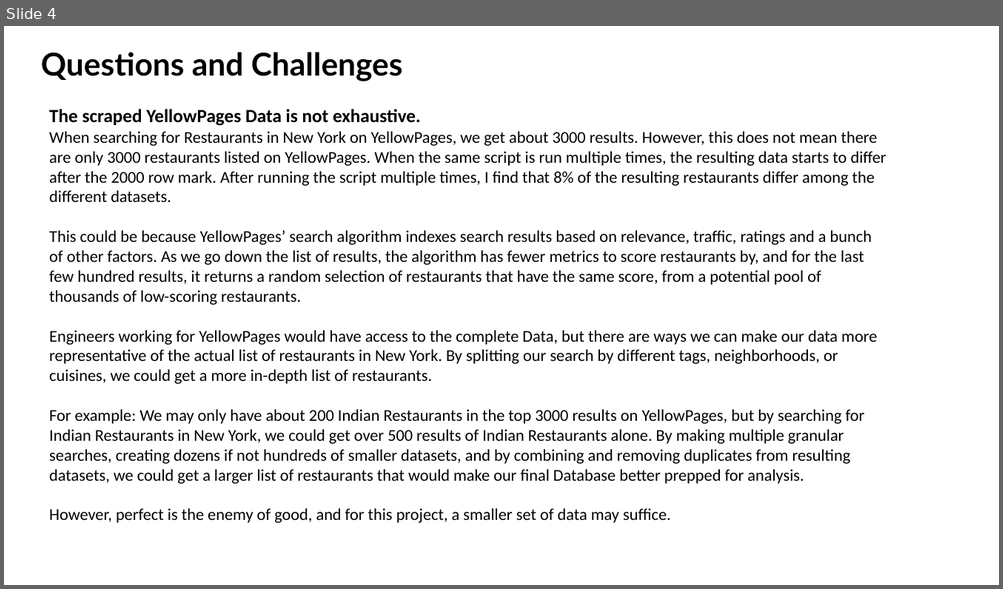
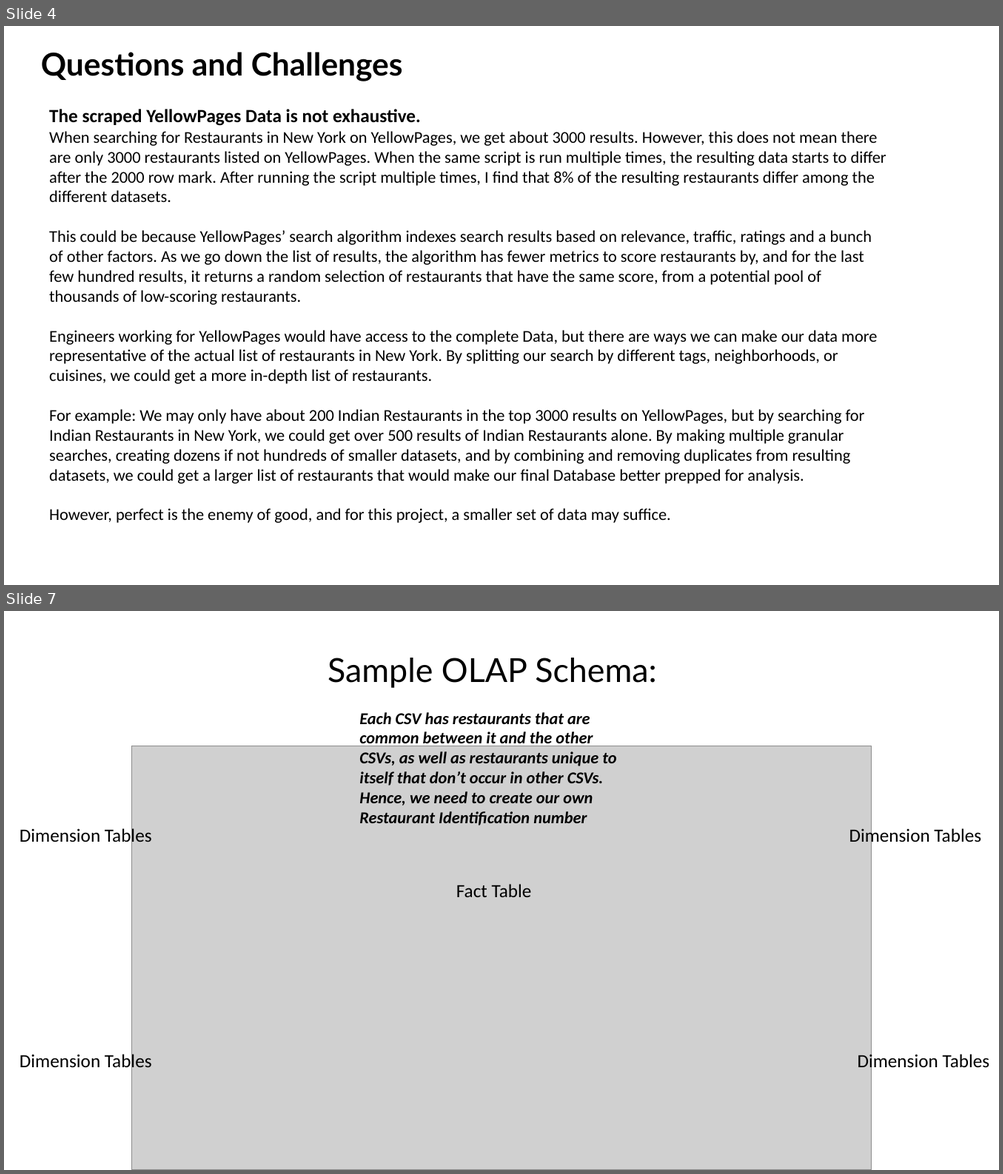
Before and after one commit to sephi-22/restaurant_services_analytics, a slide deck: ETH_Project 1.pptx. Shown one above the other, each under a label of ours: slide 4 before the commit, slides 4 and 7 after it; the slides between them are not shown. The pictures are 1003x589 and 1003x1174 pixels, drawn with LibreOffice and Linux fonts; fonts in the diff are those of the drawing; grey boxes stand for pictures. Boxes give left, top, right and bottom in pixels: in the first picture for what was removed or moved away, otherwise in the second. Text is boxed around its words. In the diff, an @@ line names an element or a change of style, - is before the commit and + after.

```diff
--- a/ETH_Project 1.pptx
+++ b/ETH_Project 1.pptx
@@ slide 7 added at [4,611,999,1170], background #FFFFFF @@
@@ text added at [327,658,657,688], 32 pt, text #000000 @@
+Sample OLAP Schema:
@@ text added at [359,712,616,826], 16 pt, text #000000, bold, italic @@
+Each CSV has restaurants that are common between it and the other CSVs, as well as restaurants unique to itself that don’t occur in other CSVs. Hence, we need to create our own Restaurant Identification number
@@ picture added at [131,746,872,1170] @@
@@ text added at [20,826,152,846], 18 pt, text #000000 @@
+Dimension Tables
@@ text added at [849,826,981,846], 18 pt, text #000000 @@
+Dimension Tables
@@ text added at [456,884,532,897], 18 pt, text #000000 @@
+Fact Table
@@ text added at [20,1052,152,1072], 18 pt, text #000000 @@
+Dimension Tables
@@ text added at [857,1052,990,1072], 18 pt, text #000000 @@
+Dimension Tables
```
Also in this commit, not shown: 8 other slides added, 1 slide removed.
